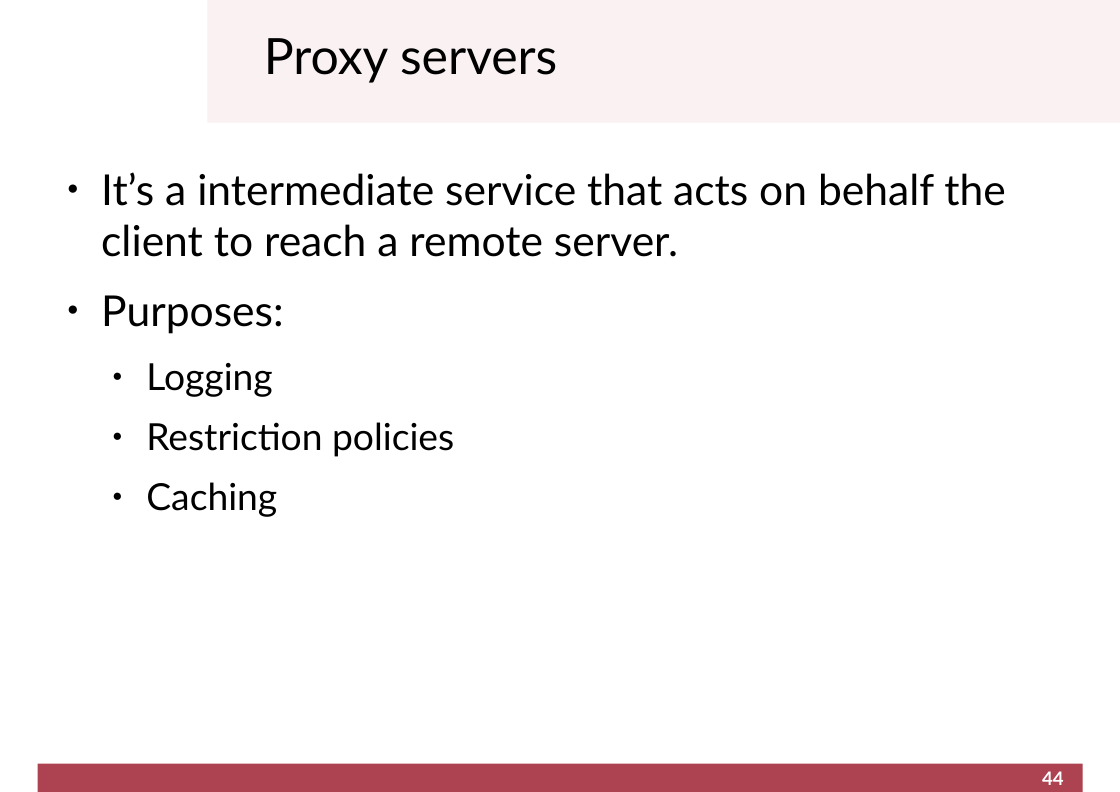
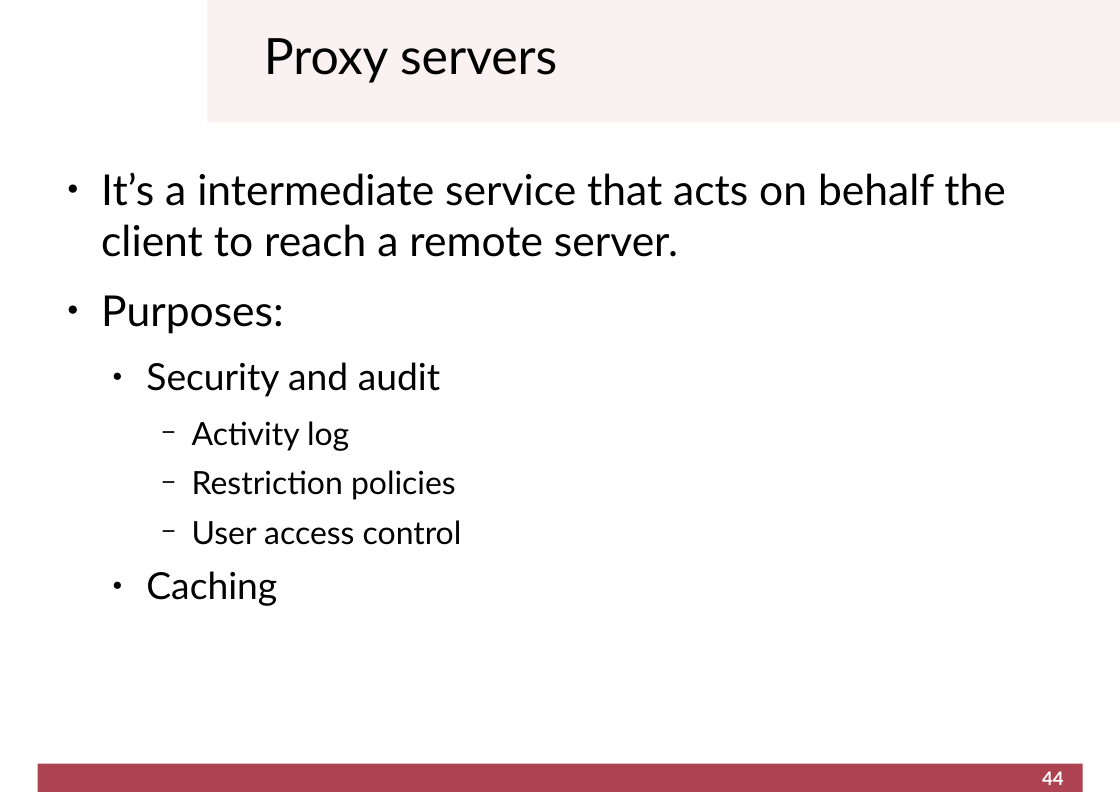
Before and after one commit to cletomartin/redes1, a slide deck: slide 44 of slides/application.odp. Drawn at 1120x792 pixels with LibreOffice and Linux fonts; fonts in the diff are those of the drawing; background and template pictures are left out. Boxes give left, top, right and bottom in pixels: in the first picture for what was removed or moved away, otherwise in the second. Text is boxed around its words. In the diff, an @@ line names an element or a change of style, - is before the commit and + after.

```diff
--- a/slides/application.odp
+++ b/slides/application.odp
@@ text at [146, 362, 440, 451]: text changed @@
-  ● Logging
+  ● Security and audit
+    − Activity log
@@ text at [192, 470, 456, 500]: size 28 to 24 pt in "Restriction policies"; bullet ● to −; list level 2 to 3 in "Restriction policies" @@
@@ text at [192, 520, 462, 545]: paragraph added @@
+    − User access control
```
Also in this commit, not shown: 10 other slides changed, 3 slides added, 1 other file.
